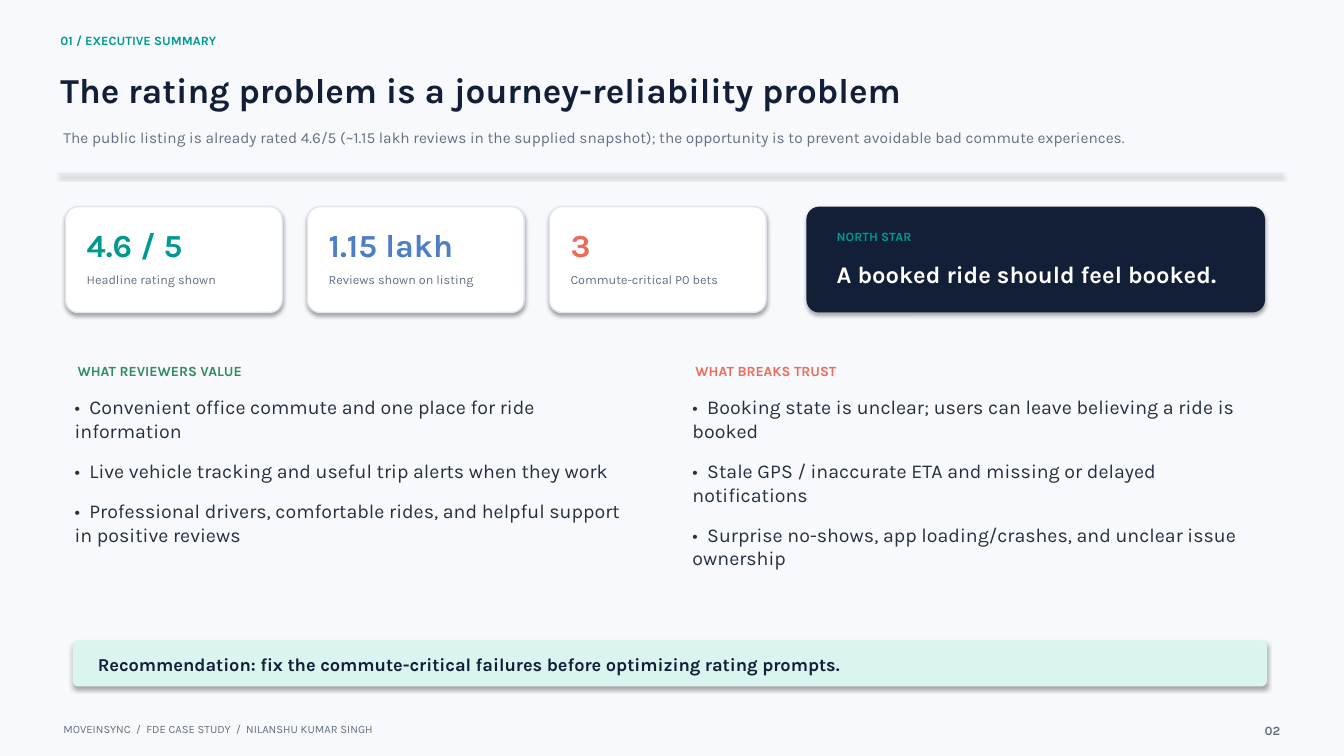
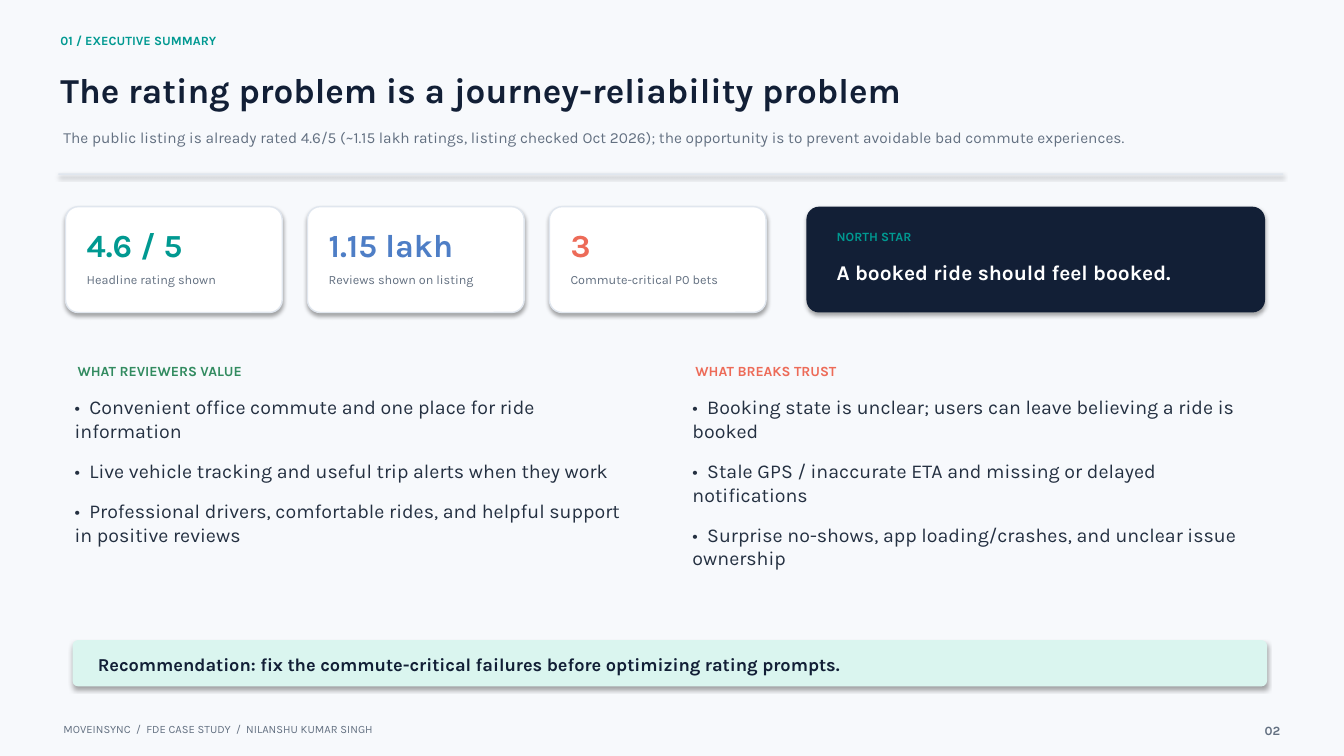
Before and after one commit to nilanshukumarsingh/moveinsync-fde, a slide deck: slide 2 of MoveInSync_FDE_Case_Study.pptx. Drawn at 1344x756 pixels with LibreOffice and Linux fonts; fonts in the diff are those of the drawing. Boxes give left, top, right and bottom in pixels: in the first picture for what was removed or moved away, otherwise in the second. Text is boxed around its words. In the diff, an @@ line names an element or a change of style, - is before the commit and + after.

```diff
--- a/MoveInSync_FDE_Case_Study.pptx
+++ b/MoveInSync_FDE_Case_Study.pptx
@@ text at box(63, 132, 1124, 147): text changed @@
-The public listing is already rated 4.6/5 (~1.15 lakh reviews in the supplied snapshot); the opportunity is to prevent avoidable bad commute experiences.
+The public listing is already rated 4.6/5 (~1.15 lakh ratings, listing checked Oct 2026); the opportunity is to prevent avoidable bad commute experiences.
@@ text "A booked ride should feel ..." at box(837, 265, 1171, 281): size 17 to 15 pt @@
```
Also in this commit, not shown: 6 other slides changed, 3 other files.
